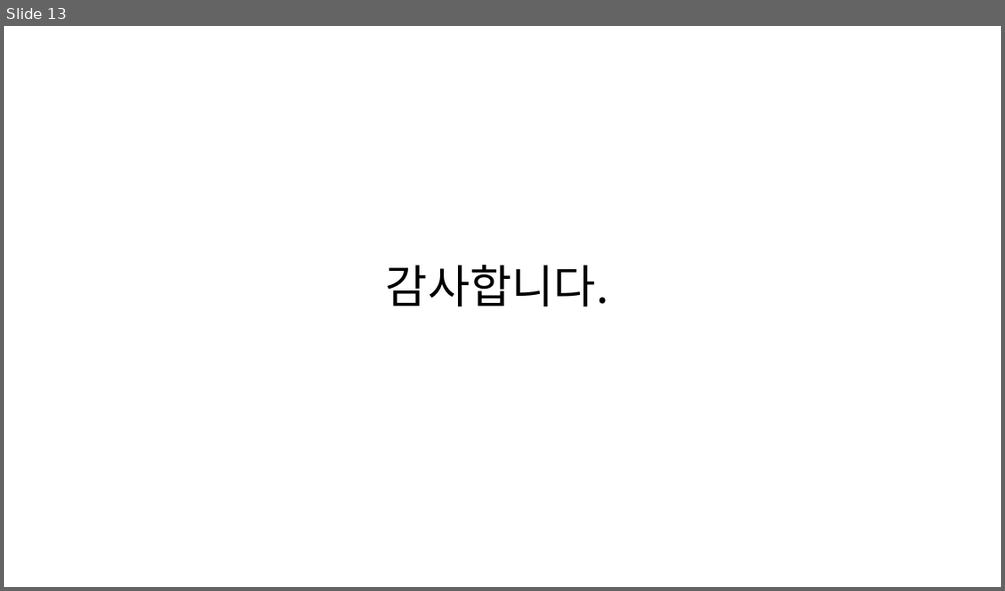
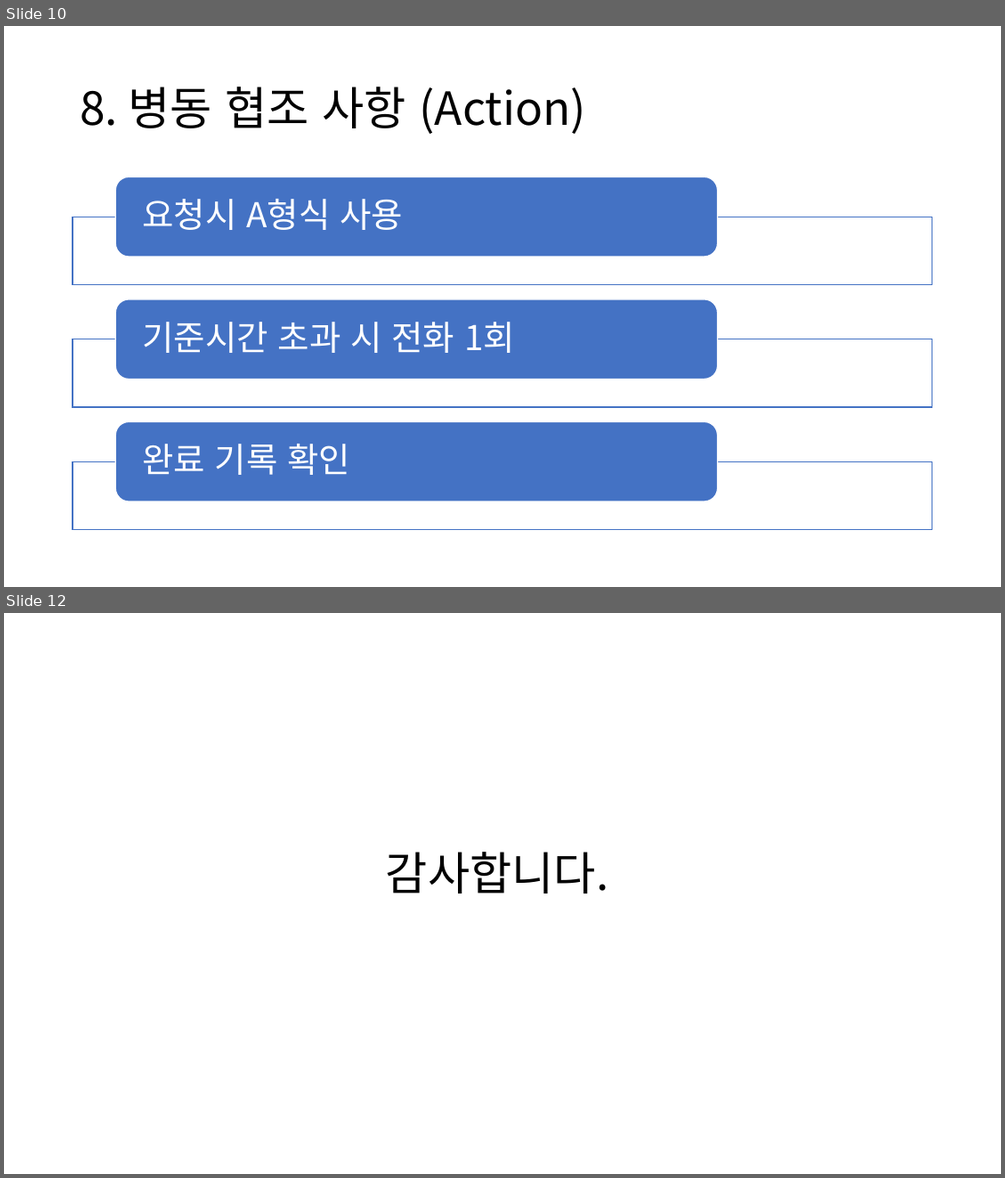
Before and after one commit to SCHCAQI/2026-QI, a slide deck: documents/진료지원간호팀 2026 QI.pptx. Shown one above the other, each under a label of ours: slide 13 before the commit, slides 10 and 12 after it; the slides between them are not shown. The pictures are 1005x591 and 1005x1178 pixels, drawn with LibreOffice and Linux fonts; fonts in the diff are those of the drawing. Boxes give left, top, right and bottom in pixels: in the first picture for what was removed or moved away, otherwise in the second. Text is boxed around its words. In the diff, an @@ line names an element or a change of style, - is before the commit and + after.

```diff
--- a/documents/진료지원간호팀 2026 QI.pptx
+++ b/documents/진료지원간호팀 2026 QI.pptx
@@ slide 10 added at (4,26,1001,587), background #FFFFFF @@
@@ title added at (80,87,585,134), 44 pt, text #000000 @@
+8. 병동 협조 사항 (Action)
@@ group added at (73,177,933,529): 3 rectangles, 3 rounded rectangles, 3 texts @@
+요청시 A형식 사용
+기준시간 초과 시 전화 1회
+완료 기록 확인
@@ what was slide 13 is now slide 12 @@
```
Also in this commit, not shown: 2 slides changed, 8 other slides added, 10 slides removed, 2 other files.
